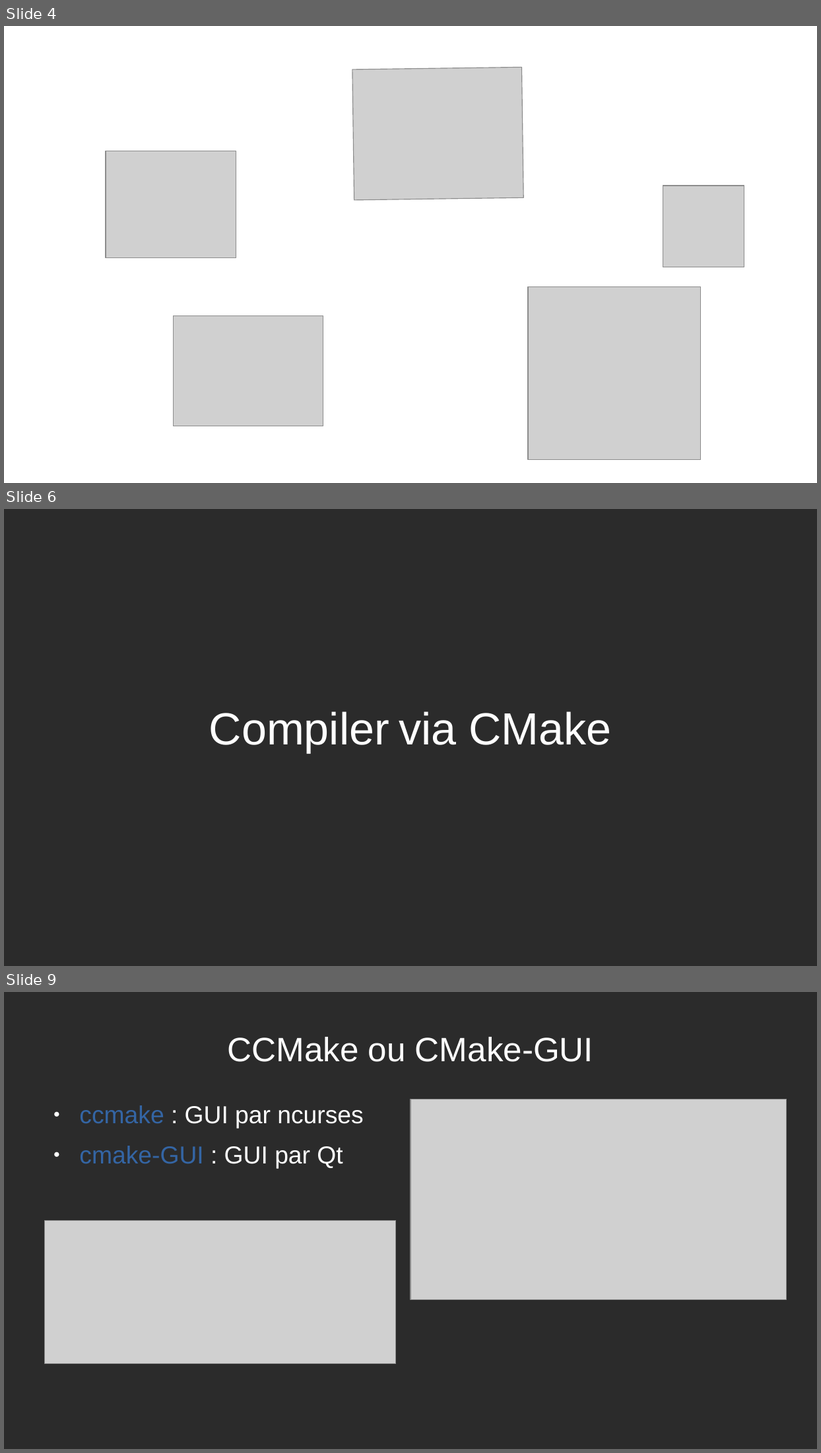
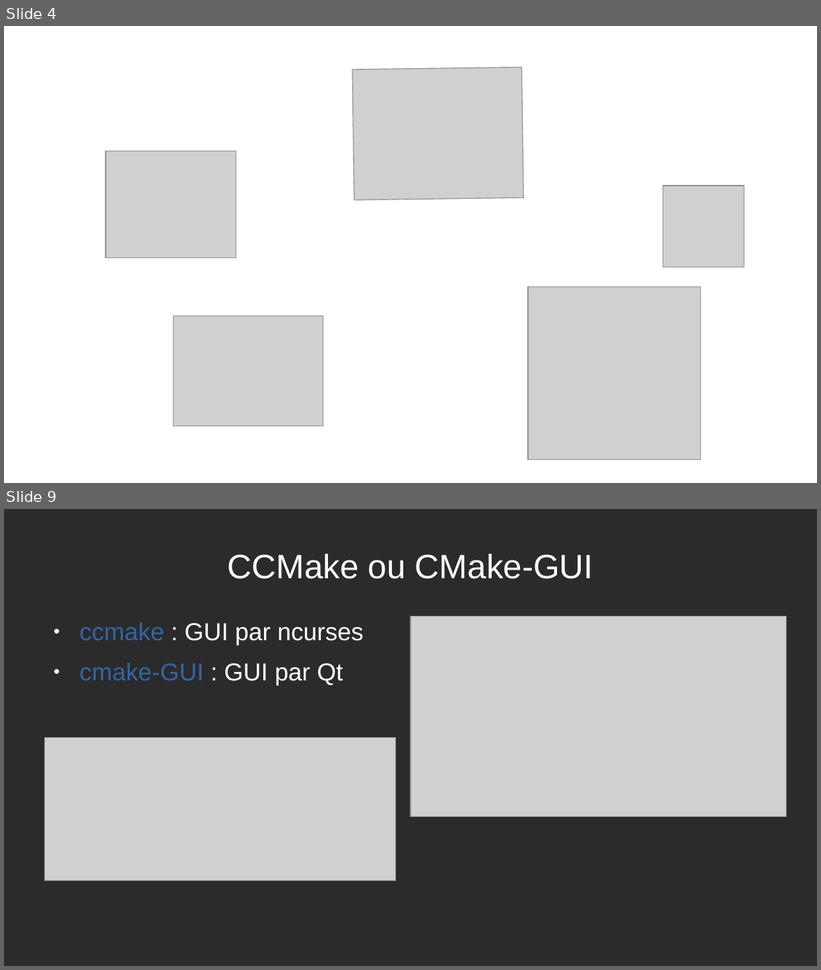
Before and after one commit to joeBlinx/Presentation_CMake, a slide deck: Presentation_CMake.odp. Shown one above the other, each under a label of ours: slides 4, 6 and 9 before the commit, slides 4 and 9 after it; the slides between them are not shown. The pictures are 821x1453 and 821x970 pixels, drawn with LibreOffice and Linux fonts; fonts in the diff are those of the drawing; grey boxes stand for pictures; background and template pictures are left out; a plain dark background stands for a picture behind light text. Boxes give left, top, right and bottom in pixels: in the first picture for what was removed or moved away, otherwise in the second. Text is boxed around its words. In the diff, an @@ line names an element or a change of style, - is before the commit and + after.

```diff
--- a/Presentation_CMake.odp
+++ b/Presentation_CMake.odp
@@ slide 6 removed at [4,509,817,966], background picture (left out) @@
@@ subtitle removed at [209,712,611,753] @@
-Compiler via CMake
```
Also in this commit, not shown: 6 slides changed, 6 slides added.
